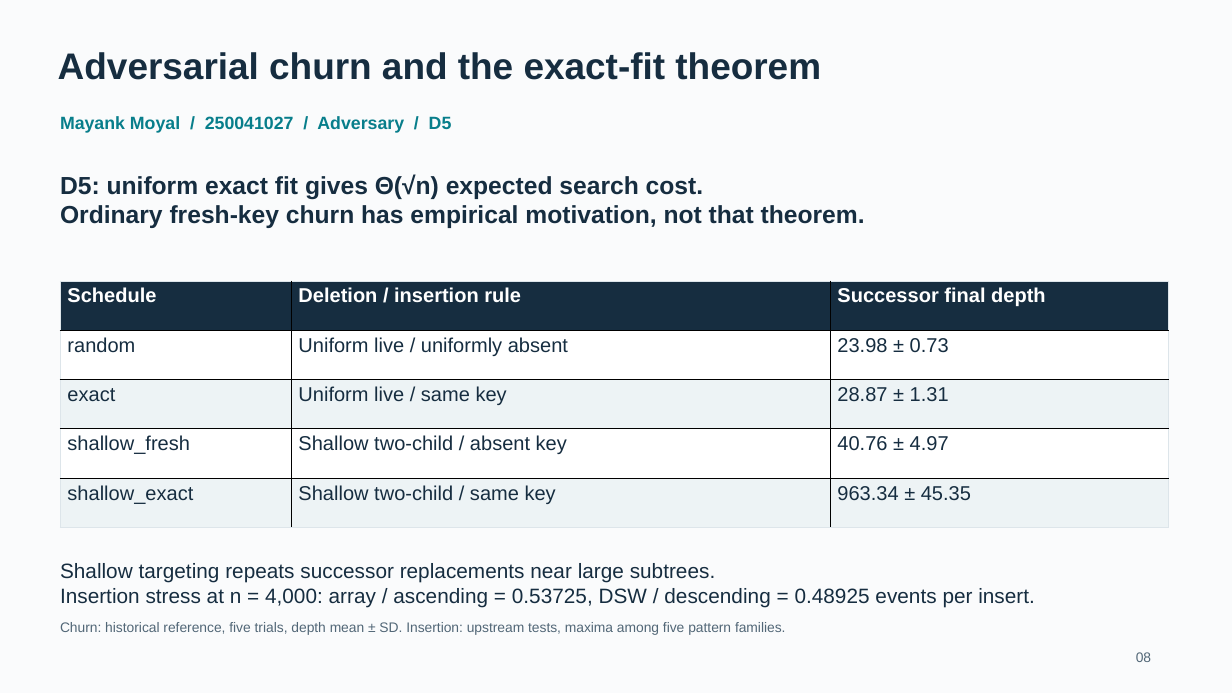
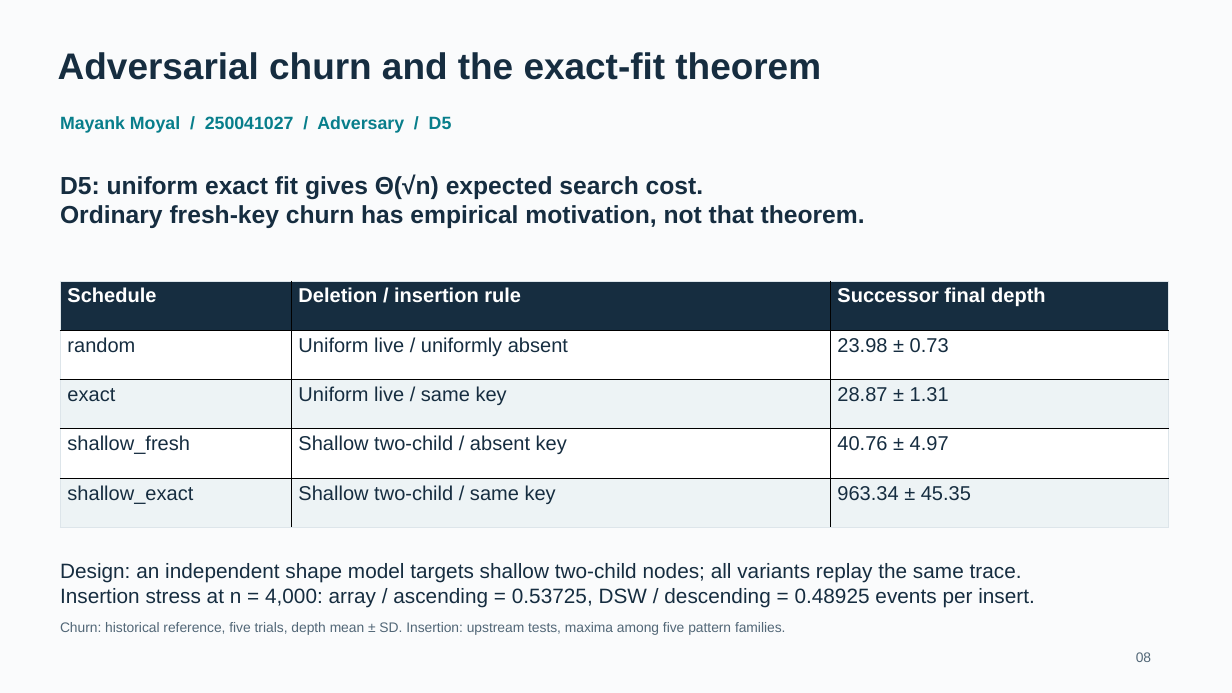
Before and after one commit to MayankMoyal/DSA-Project, a slide deck: slide 8 of docs/slides/slides.pptx. Drawn at 1232x693 pixels with LibreOffice and Linux fonts; fonts in the diff are those of the drawing. Boxes give left, top, right and bottom in pixels: in the first picture for what was removed or moved away, otherwise in the second. Text is boxed around its words. In the diff, an @@ line names an element or a change of style, - is before the commit and + after.

```diff
--- a/docs/slides/slides.pptx
+++ b/docs/slides/slides.pptx
@@ text at (60, 563, 1022, 583): text changed @@
-Shallow targeting repeats successor replacements near large subtrees.
+Design: an independent shape model targets shallow two-child nodes; all variants replay the same trace.
```
Also in this commit, not shown: 5 other slides changed, 2 slides added, 2 slides removed, 4 other files.
